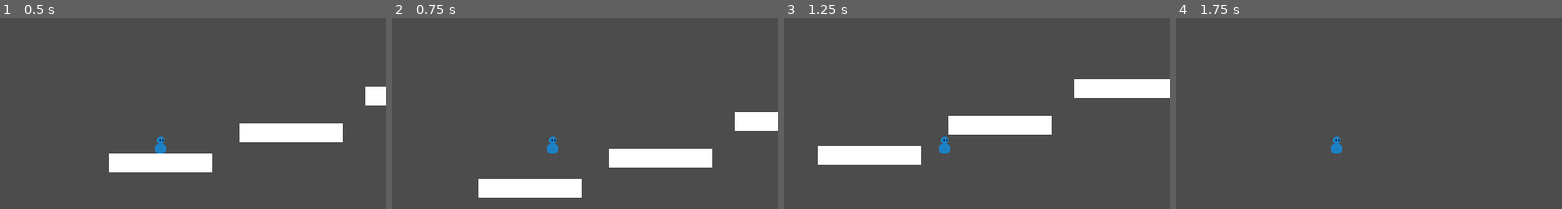
Above: before the commit, frames 1-4 (left to right).
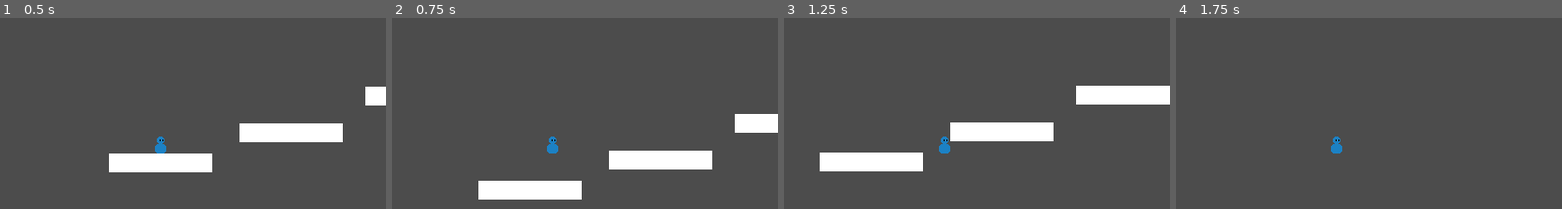
Above: after the commit, the same moments.

Repository: VuurMos/godot-3.5-platformer-character-controller
Game: Godot game, scene res://Game.tscn
Two runs of this game, one before a commit and one after it. Both use one fixed random seed, a clock stepped at 60 frames per second and the inputs below.
Inputs:
- Up to frame 1 (0.5 s): no input
- Up to frame 2 (0.75 s): hold Right (right) from 0.53 s (still down); hold Space (jump) from 0.53 s (still down)
- Up to frame 3 (1.25 s): keep holding Right (right); keep holding Space (jump)
- Up to frame 4 (1.75 s): keep holding Right (right); release Space (jump) at 1.28 s; tap Space (jump) at 1.35, 1.52 s

Frame 1 is identical in both runs. In frame 2, 1.3% of the frame differs, in the area x 22-100%, y 49-96%; in frame 3, 5.5%, in the area x 8-100%, y 32-81%; in frame 4, nothing differs.

Commit message:
Added jump input buffer

Diff:
--- a/platformer-controller/player/PlatformController.tscn
+++ b/platformer-controller/player/PlatformController.tscn
@@ -15,3 +15,7 @@
 
 [node name="CollisionShape2D" type="CollisionShape2D" parent="."]
 shape = SubResource( 1 )
+
+[node name="JumpBuffer" type="Timer" parent="."]
+wait_time = 0.2
+one_shot = true
--- a/platformer-controller/player/platform-controller.gd
+++ b/platformer-controller/player/platform-controller.gd
@@ -4,29 +4,32 @@
 var max_speed := 120
 var acceleration := 500
 var friction := 400
-
 var _velocity := Vector2.ZERO
 var _input_direction := 0.0
-
 var _facing_right := true
 onready var sprite = $Sprite
+onready var jump_buffer = $JumpBuffer
 
 func _input(event):
-	if event.is_action_pressed("jump") and is_on_floor():
-		_velocity.y = -200
+	if event.is_action_pressed("jump"):
+		jump_buffer.start()
 
 func _physics_process(delta):
 	_input_direction = _get_input_direction()
 
-	#add flip
-
 	if is_zero_approx(_input_direction):
-		_apply_friction(friction * delta)
+		if !is_zero_approx(_velocity.x):
+			_apply_friction(friction * delta)
 	else:
 		_apply_acceleration(_input_direction * acceleration * delta)
 		_check_direction_facing()
 
-	_apply_gravity()
+	if is_on_floor() and !jump_buffer.is_stopped():
+		_add_jump_force()
+
+	if !is_on_floor():
+		_apply_gravity()
+
 	_apply_movement()
 
 
@@ -56,6 +59,12 @@
 		_facing_right = false
 		sprite.flip_h = true
 
+
+func _add_jump_force():
+	_velocity.y = -200
+	jump_buffer.stop()
+
+
 func _apply_gravity():
 	_velocity.y += 9.8
 
